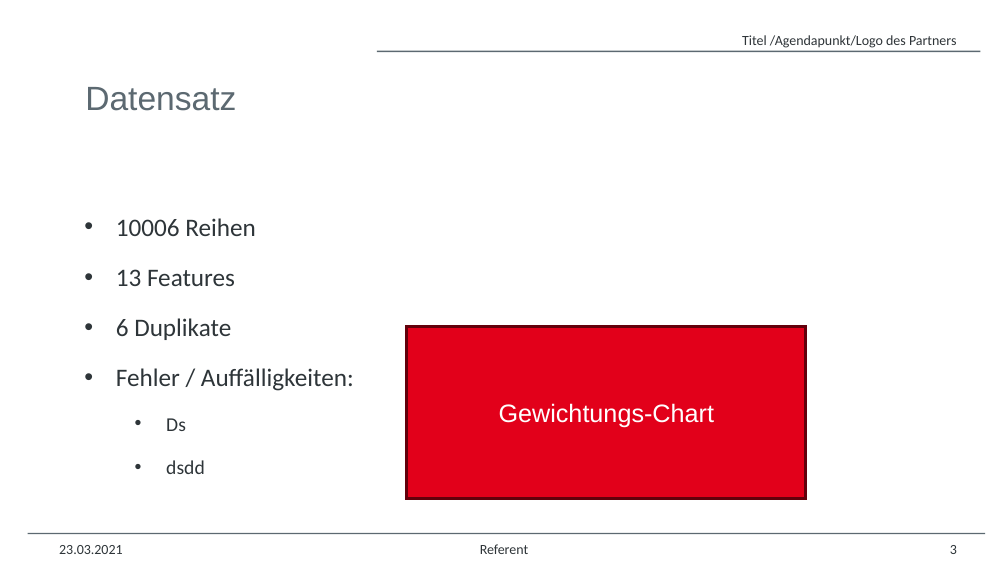
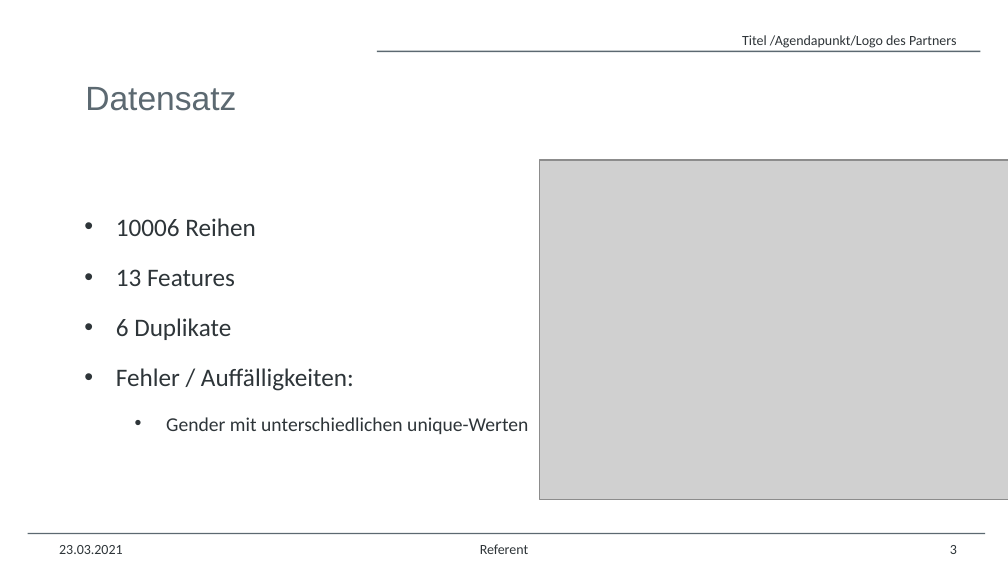
Before and after one commit to Hey1Ho/DSKI-Visual_Bank-Customers, a slide deck: slide 3 of 2025_02_21_Vortrag_Gruppenarbeit.pptx. Drawn at 1008x567 pixels with LibreOffice and Linux fonts; fonts in the diff are those of the drawing; grey boxes stand for pictures; background and template pictures are left out. Boxes give left, top, right and bottom in pixels: in the first picture for what was removed or moved away, otherwise in the second. Text is boxed around its words. In the diff, an @@ line names an element or a change of style, - is before the commit and + after.

Commit message:
update PP

```diff
--- a/2025_02_21_Vortrag_Gruppenarbeit.pptx
+++ b/2025_02_21_Vortrag_Gruppenarbeit.pptx
@@ picture added at (540, 160, 1008, 500) @@
@@ rectangle removed at (407, 327, 806, 499) @@
-Gewichtungs-Chart
@@ text at (166, 417, 528, 434): text changed @@
-  • Ds
-  • dsdd
+  • Gender mit unterschiedlichen unique-Werten
```
